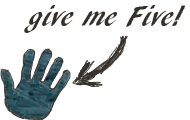
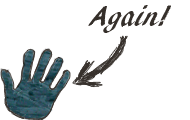
Before/after of a 190x120 layered artwork. What changed in the layer stack:
renamed "give me Five!" to "Again!", painted on it over <box>24,5,185,33</box>
